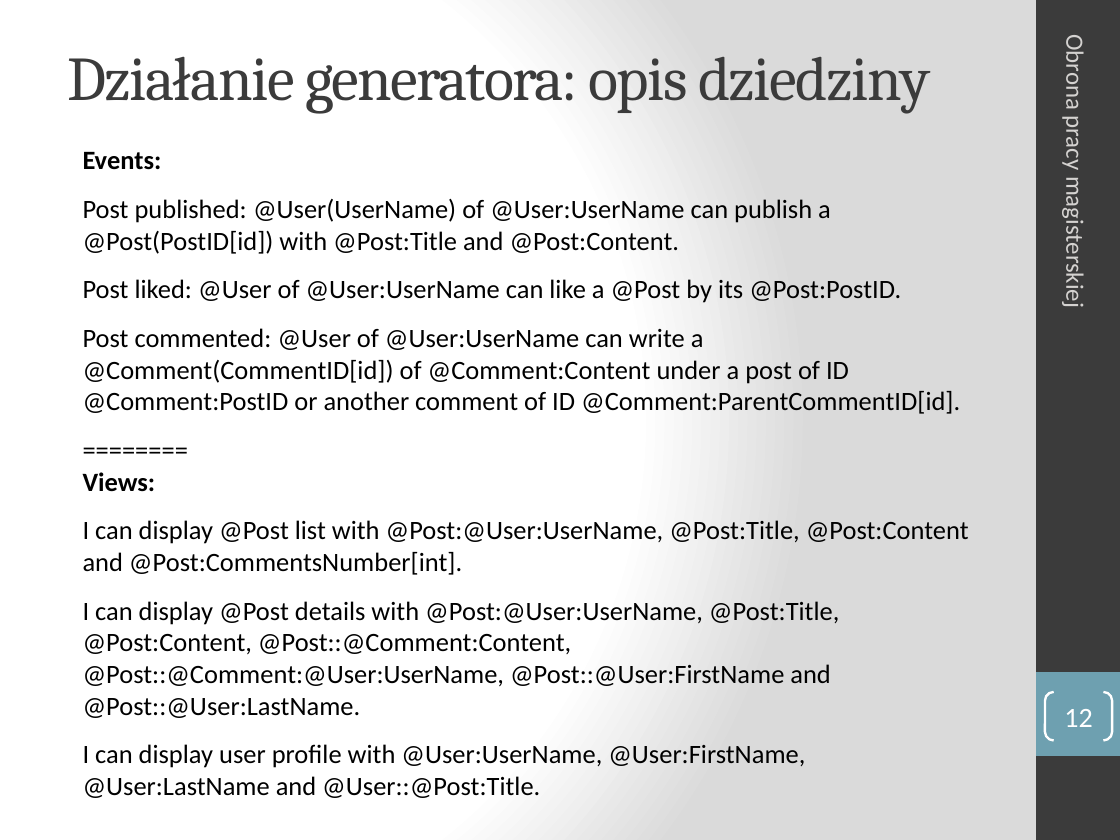
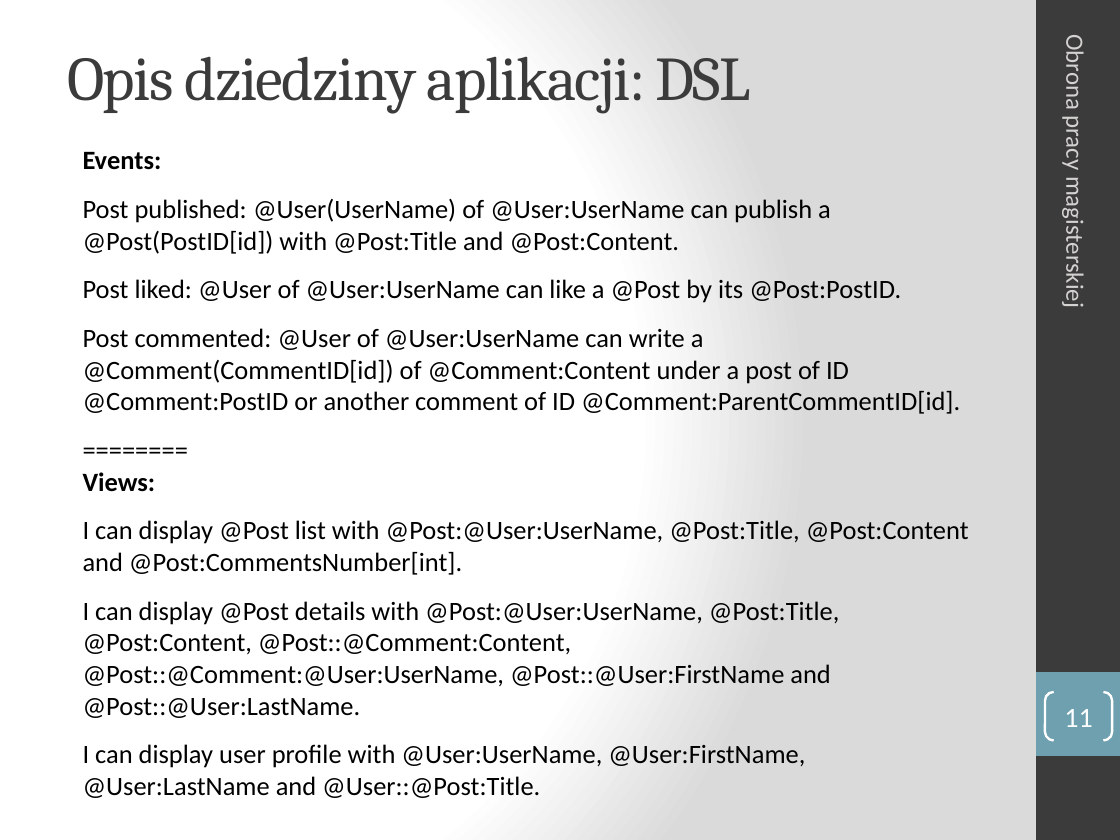
Before and after one commit to manisero/MasterThesis, a slide deck: slide 11 of thesis/presentation/presentation.pptx (slide 12 before the commit). Drawn at 1120x840 pixels with LibreOffice and Linux fonts; fonts in the diff are those of the drawing. Boxes give left, top, right and bottom in pixels: in the first picture for what was removed or moved away, otherwise in the second. Text is boxed around its words. In the diff, an @@ line names an element or a change of style, - is before the commit and + after.

```diff
--- a/thesis/presentation/presentation.pptx
+++ b/thesis/presentation/presentation.pptx
@@ title at (x1=67, y1=56, x2=751, y2=114): text changed @@
-Działanie generatora: opis dziedziny
+Opis dziedziny aplikacji: DSL
@@ page number at (x1=1064, y1=709, x2=1092, y2=727): text changed @@
-12
+11
```
Also in this commit, not shown: 5 other slides changed, 1 slide added, 1 other file.
